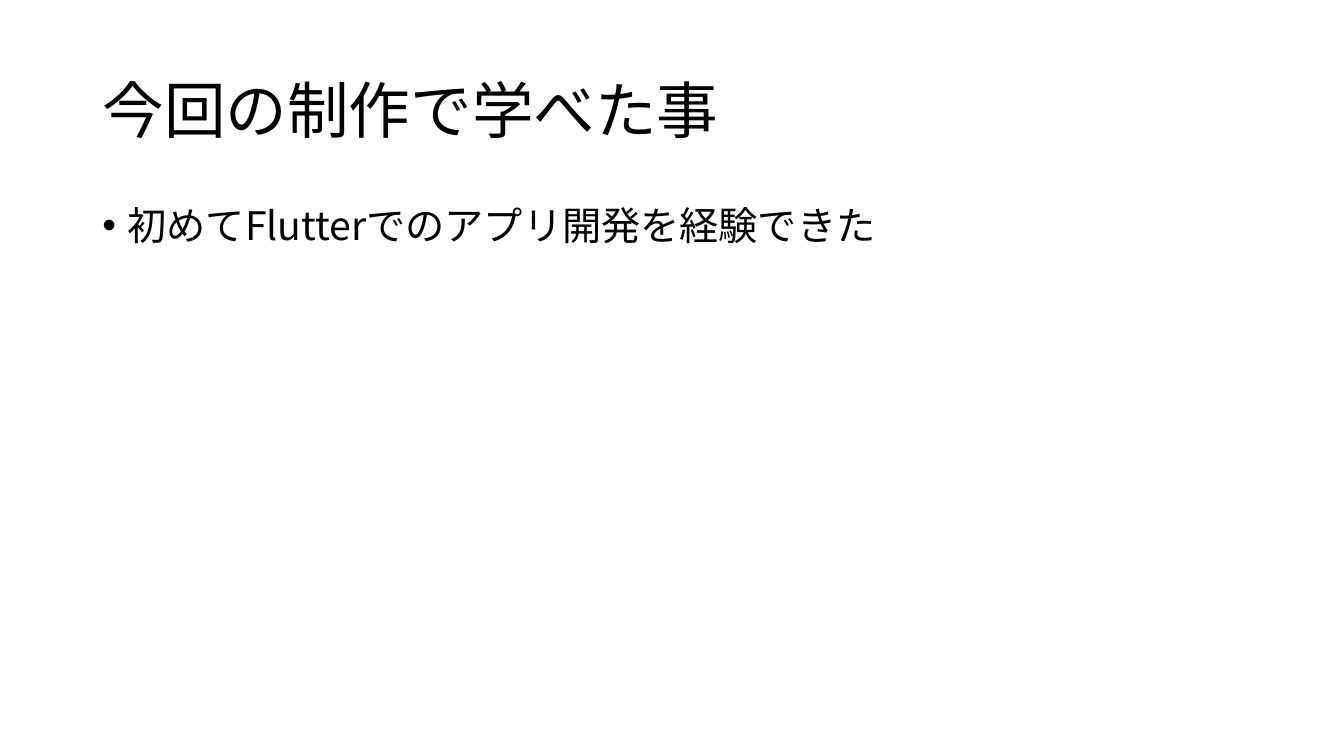
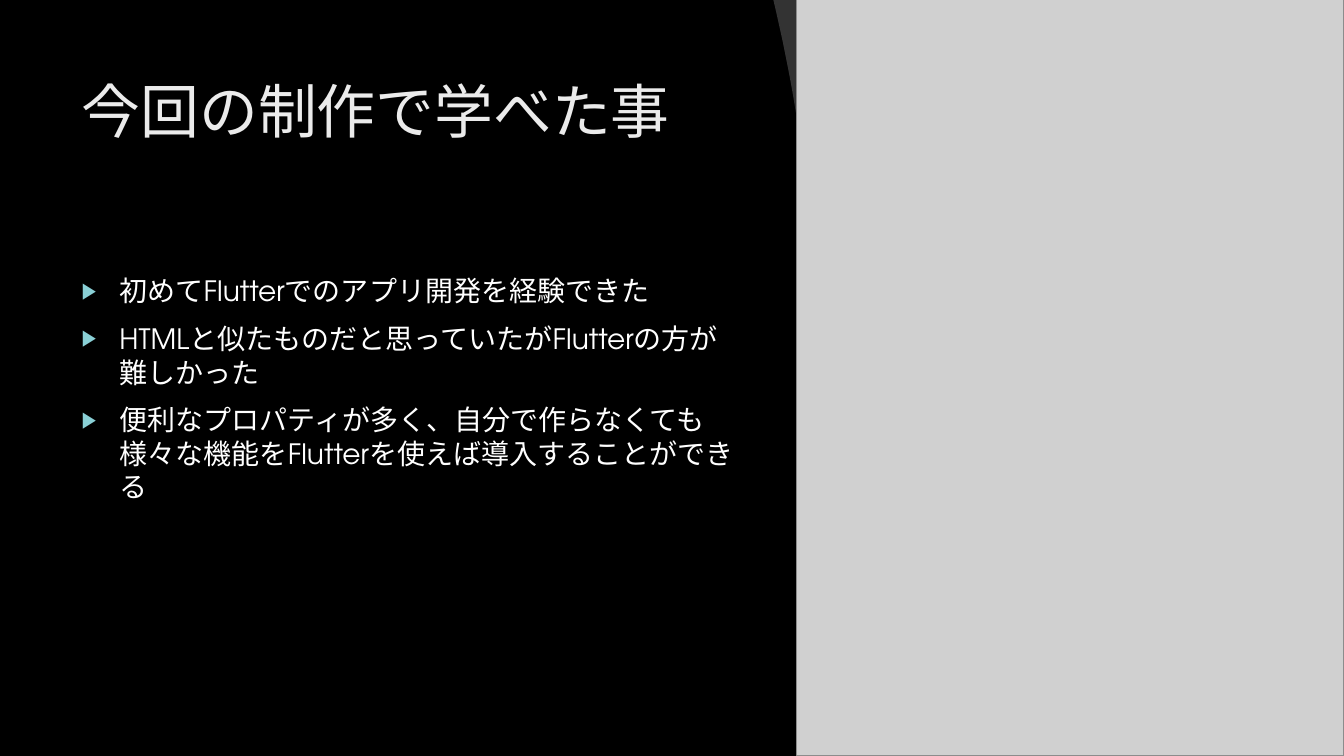
Before and after one commit to murakamiryota0908/flutterMock, a slide deck: slide 5 of プラットフォーム開発プレゼンテーション資料.pptx. Drawn at 1344x756 pixels with LibreOffice and Linux fonts; fonts in the diff are those of the drawing; grey boxes stand for pictures; background and template pictures are left out. Boxes give left, top, right and bottom in pixels: in the first picture for what was removed or moved away, otherwise in the second. Text is boxed around its words. In the diff, an @@ line names an element or a change of style, - is before the commit and + after.

```diff
--- a/プラットフォーム開発プレゼンテーション資料.pptx
+++ b/プラットフォーム開発プレゼンテーション資料.pptx
@@ background #FFFFFF to picture (left out) @@
@@ freeform shape added at box(773, 0, 835, 409), fill #FFFFFF at 20% opacity @@
@@ picture added at box(798, 0, 1344, 756) @@
@@ rectangle added at box(1150, 0, 1226, 126), fill #B01513 @@
@@ title "今回の制作で学べた事": place and size @@
-title "今回の制作で学べた事" at box(102, 81, 718, 138)
+title "今回の制作で学べた事" at box(82, 83, 670, 138)
@@ title "今回の制作で学べた事" at box(82, 83, 670, 138): size 44 to 42 pt, font Noto Sans CJK JP to TeX Gyre Adventor, text colour #000000 to #EBEBEB; line spacing 0.9 to 1; vertical alignment middle to top @@
@@ text "初めてFlutterでのアプリ開発を経験できた": place and size @@
-text "初めてFlutterでのアプリ開発を経験できた" at box(128, 207, 876, 244)
+text "初めてFlutterでのアプリ開発を経験できた" at box(119, 277, 733, 467)
@@ text at box(119, 277, 649, 304): size 28 to 20 pt, font Noto Sans CJK JP to TeX Gyre Adventor, text colour #000000 to #FFFFFF in "初めてFlutterでのアプリ開発を経験できた"; bullet • to ▶; line spacing 0.9 to 1 @@
@@ text at box(119, 406, 733, 467): paragraphs added @@
+▶ HTMLと似たものだと思っていたがFlutterの方が難しかった
+▶ 便利なプロパティが多く、自分で作らなくても様々な機能をFlutterを使えば導入することができる
```
Also in this commit, not shown: 5 other slides changed, 4 other files.
